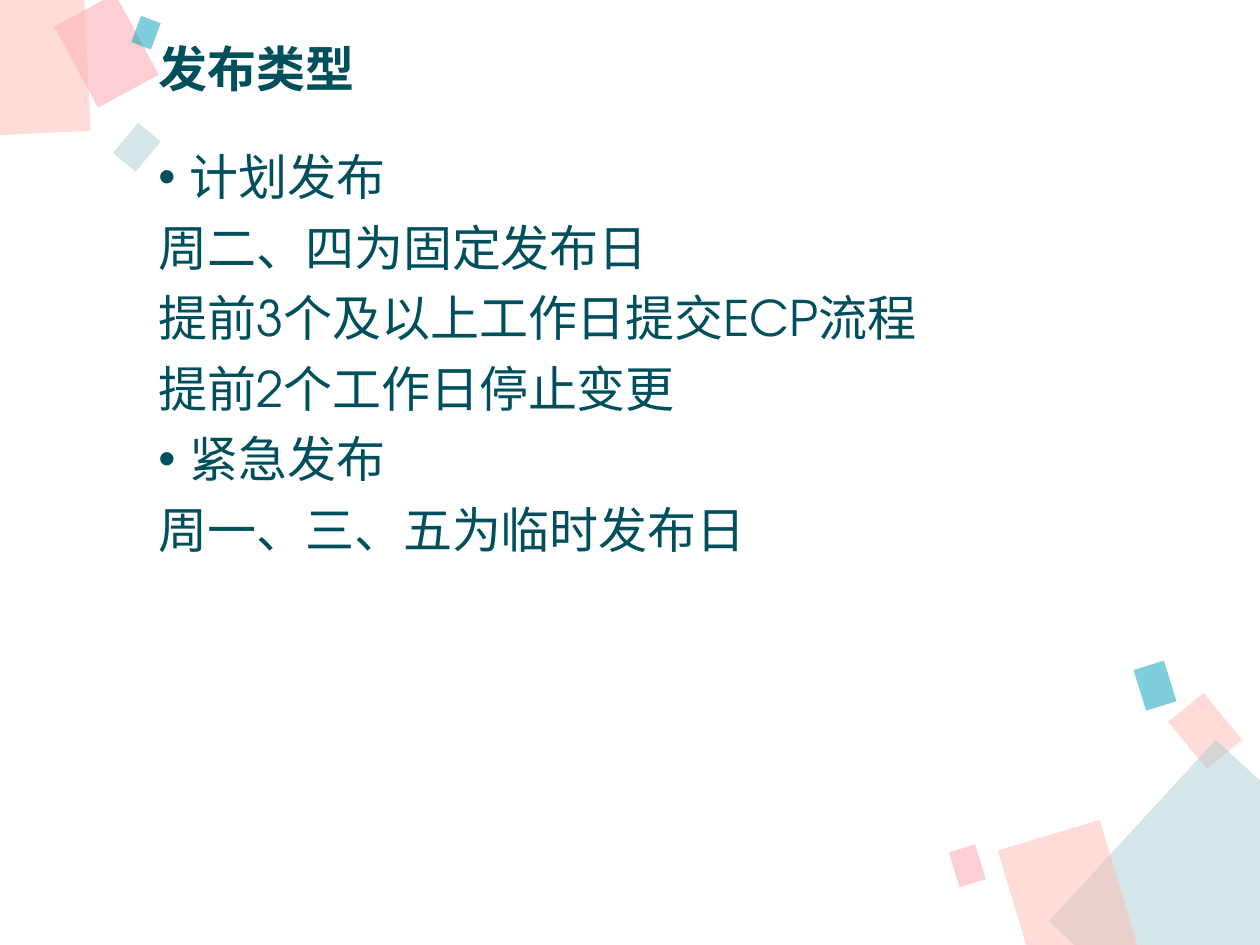
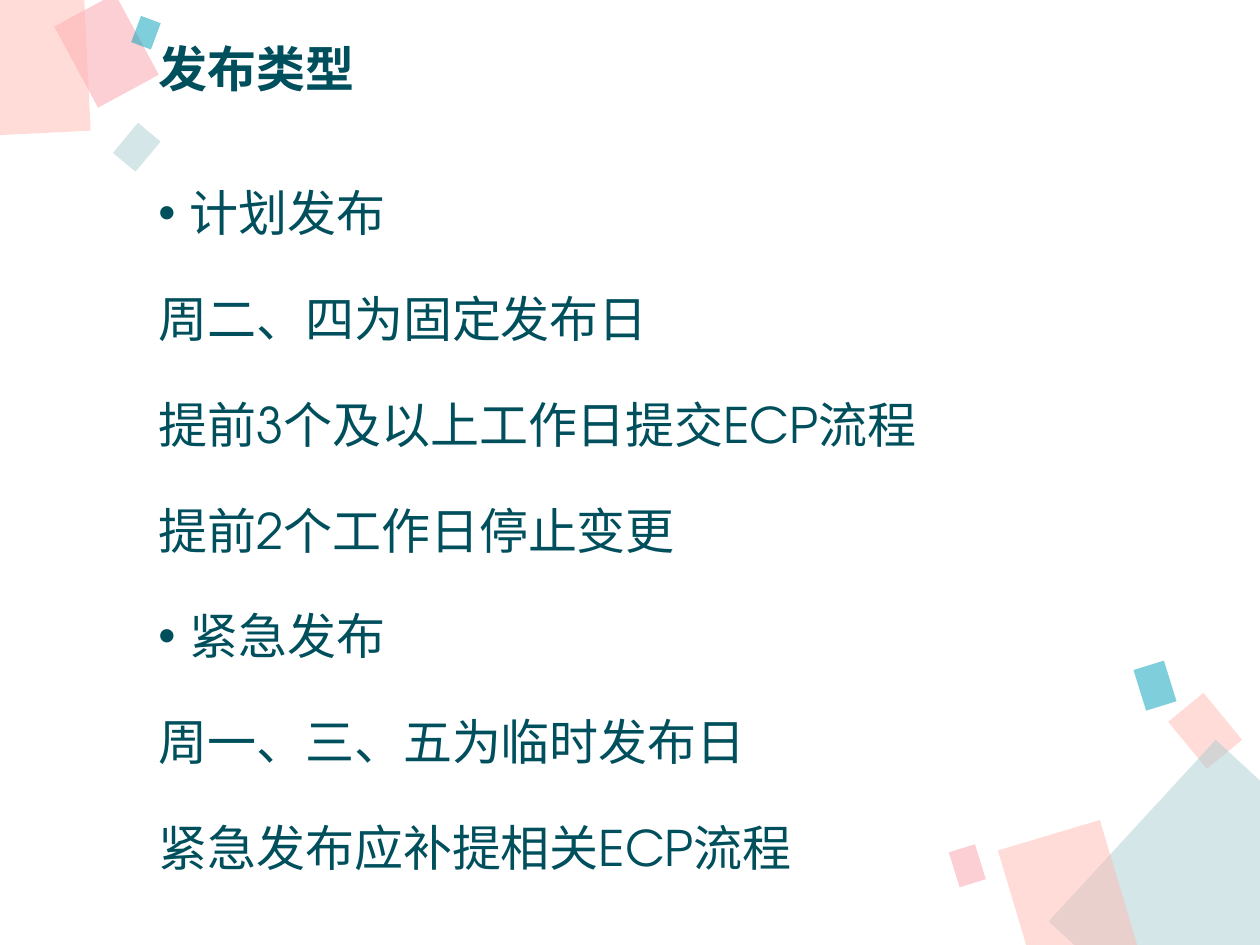
Before and after one commit to xianmomo/demo, a slide deck: slide 8 of 新员工入职指引/信息技术部版本构建及发布过程.pptx. Drawn at 1260x945 pixels with LibreOffice and Linux fonts; fonts in the diff are those of the drawing. Boxes give left, top, right and bottom in pixels: in the first picture for what was removed or moved away, otherwise in the second. Text is boxed around its words. In the diff, an @@ line names an element or a change of style, - is before the commit and + after.

Commit message:
modify 版本发布PPT

```diff
--- a/新员工入职指引/信息技术部版本构建及发布过程.pptx
+++ b/新员工入职指引/信息技术部版本构建及发布过程.pptx
@@ text at (158,189,916,764): line spacing 0.9 to 1.5 @@
@@ text at (158,824,791,870): paragraph added @@
+紧急发布应补提相关ECP流程
```
Also in this commit, not shown: 8 other slides changed, 1 slide added, 1 slide removed.
